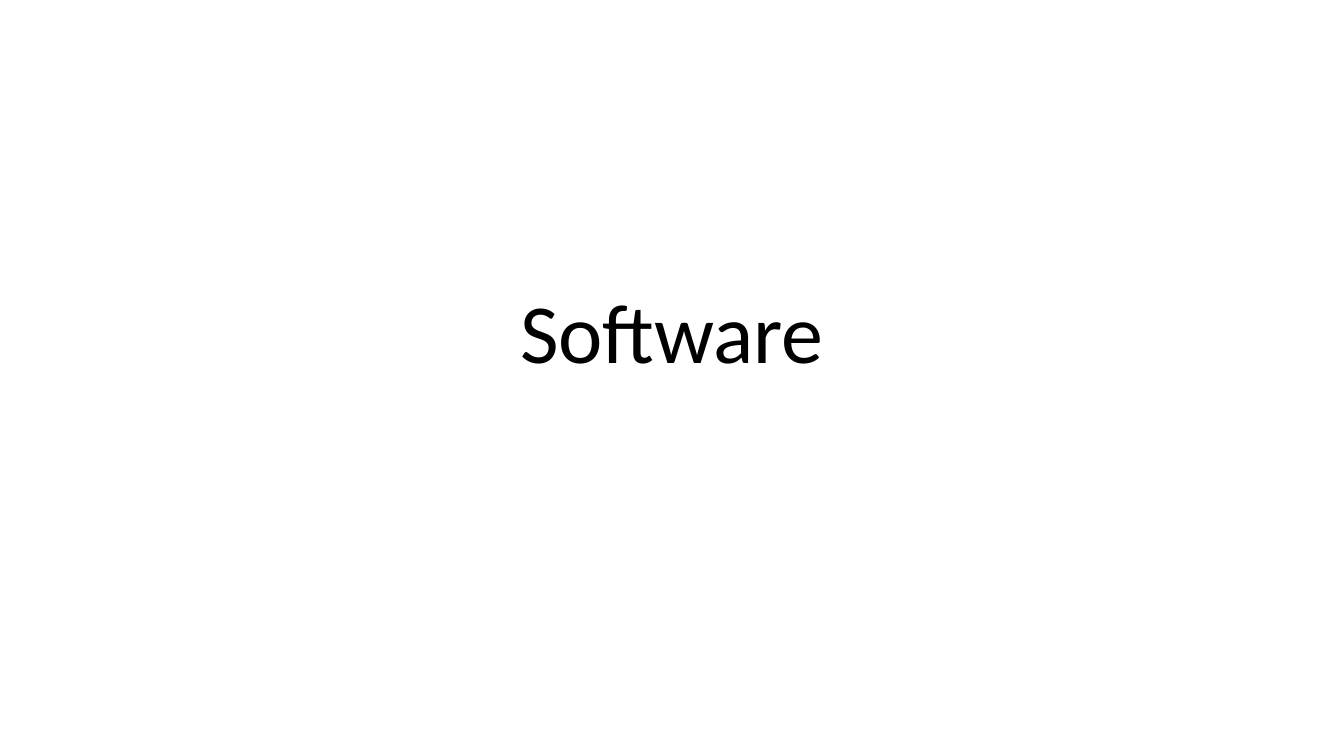
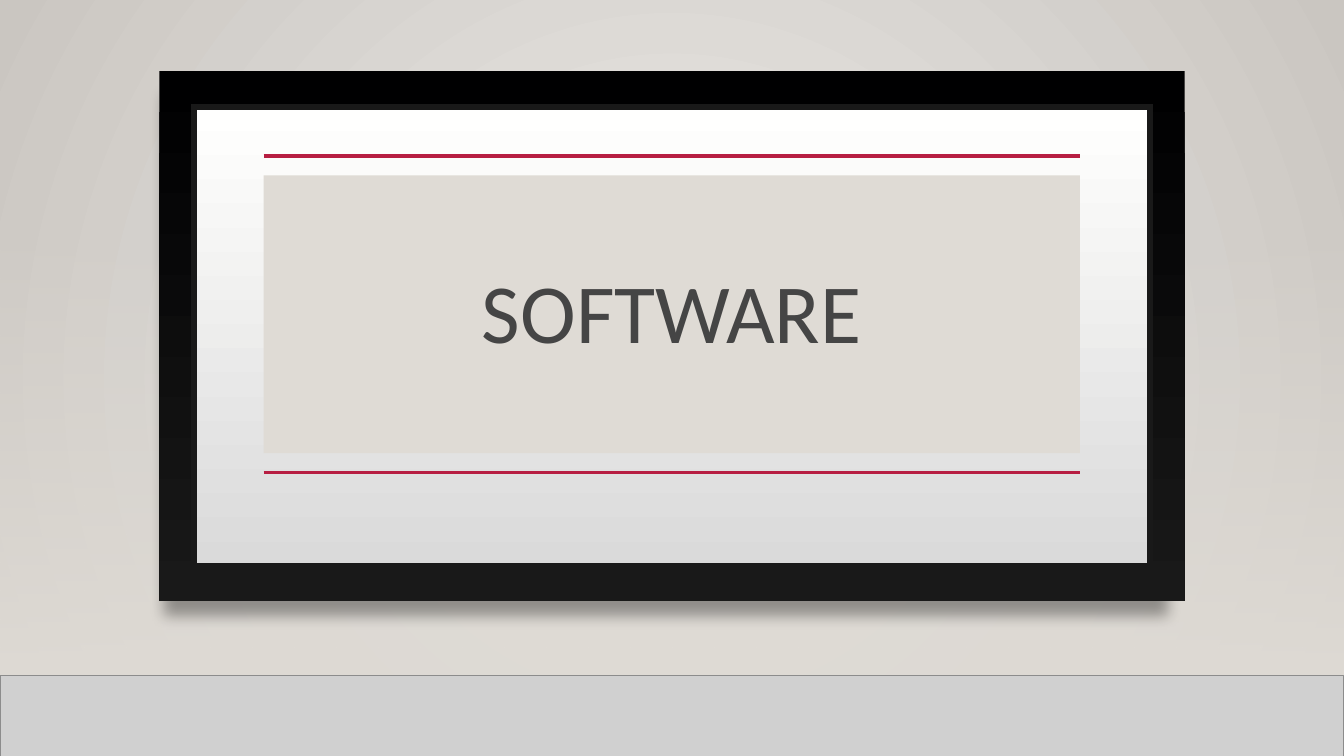
Before and after one commit to hdelreal/CypressTutorial, a slide deck: slide 7 of QA Automation.pptx (slide 6 before the commit). Drawn at 1344x756 pixels with LibreOffice and Linux fonts; fonts in the diff are those of the drawing; grey boxes stand for pictures; background and template pictures are left out. Boxes give left, top, right and bottom in pixels: in the first picture for what was removed or moved away, otherwise in the second. Text is boxed around its words. In the diff, an @@ line names an element or a change of style, - is before the commit and + after.

```diff
--- a/QA Automation.pptx
+++ b/QA Automation.pptx
@@ background #FFFFFF to gradient #ECEAE7 to #CAC7C1 @@
@@ rectangle added at box(0, 0, 1344, 756), fill gradient #ECEAE7 to #CAC7C1 @@
@@ rectangle added at box(159, 71, 1185, 601), fill gradient #000001 to #191919 @@
@@ rectangle added at box(194, 107, 1149, 566), fill gradient #DADADA to #FFFFFE, outline #191919 4 pt @@
@@ title "SOFTWARE": place and size @@
-title "SOFTWARE" at box(520, 305, 824, 364)
+title "SOFTWARE" at box(264, 175, 1081, 454)
@@ title "SOFTWARE" at box(264, 175, 1081, 454): vertical alignment bottom to middle; fill none to #DFDBD5 @@
@@ line added from (264, 156) to (1080, 156), #B71E42 2.5 pt @@
@@ rectangle added at box(0, 223, 1344, 676), fill gradient #DFDBD5 @@
@@ rectangle added at box(0, 223, 1344, 676), fill gradient #DFDBD5 @@
@@ title at box(482, 288, 862, 344): text changed; text colour #000000 to #454545 @@
-Software
+SOFTWARE
@@ line added from (266, 389) to (1219, 389), #B71E42 2.5 pt @@
@@ line added from (264, 473) to (1080, 473), #B71E42 2.5 pt @@
@@ line added from (0, 676) to (1344, 676), #000001 1 pt @@
@@ picture added at box(0, 676, 1344, 756) @@
```
Also in this commit, not shown: 9 other slides changed, 14 slides added, 9 slides removed.
